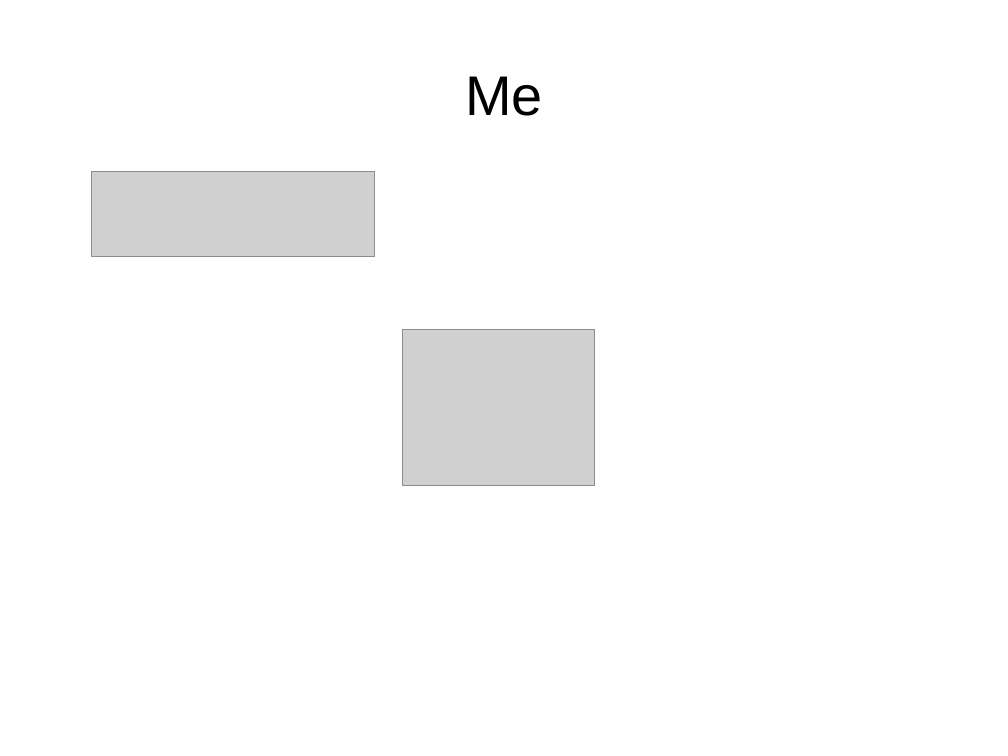
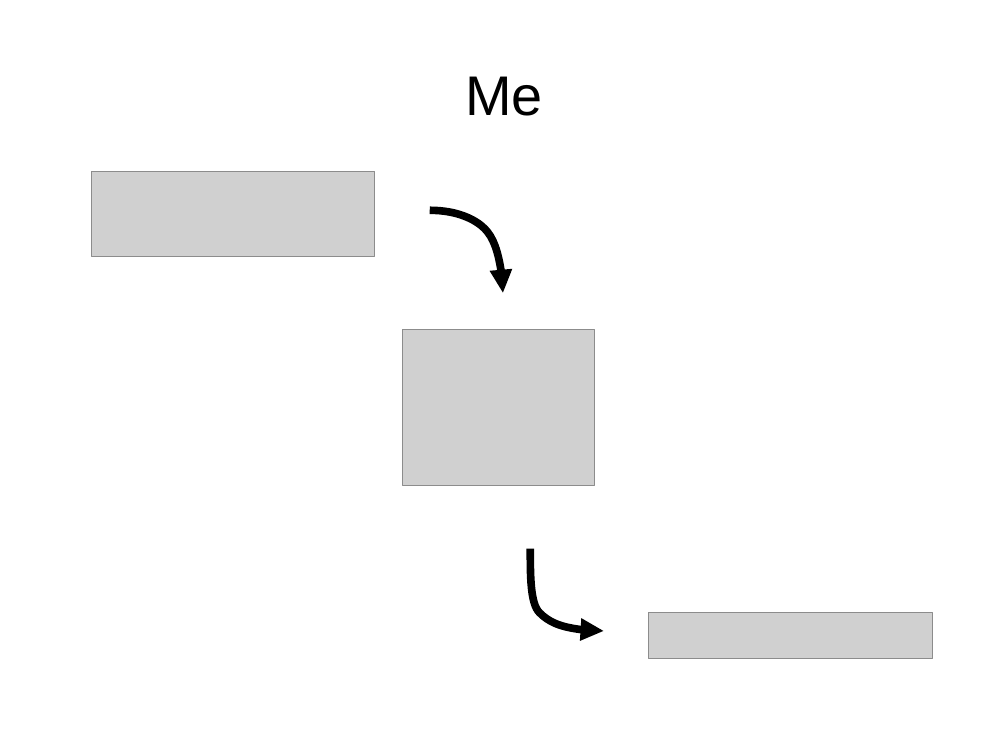
Before and after one commit to amueller/talks_odt, a slide deck: slide 2 of machine-learning-with-scikit-learn-CUNY-2015.odp. Drawn at 1008x756 pixels with LibreOffice and Linux fonts; fonts in the diff are those of the drawing; grey boxes stand for pictures. Boxes give left, top, right and bottom in pixels: in the first picture for what was removed or moved away, otherwise in the second. Text is boxed around its words. In the diff, an @@ line names an element or a change of style, - is before the commit and + after.

```diff
--- a/machine-learning-with-scikit-learn-CUNY-2015.odp
+++ b/machine-learning-with-scikit-learn-CUNY-2015.odp
@@ freeform shape added at [430, 210, 503, 293], outline #000000 6.01 pt @@
@@ freeform shape added at [531, 549, 604, 631], outline #000000 6.01 pt @@
@@ picture added at [649, 613, 933, 659] @@
```
Also in this commit, not shown: 7 other slides changed, 9 slides added, 11 slides removed.
